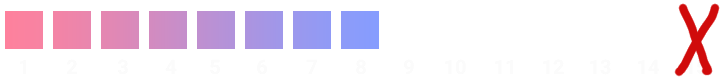
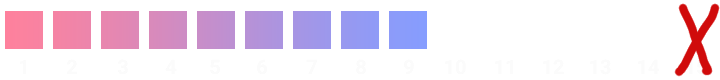
The second 720x80 image is a revision of the first. Changes to its layers:
pixels changed over [69,11,427,49] (layer not identified)
